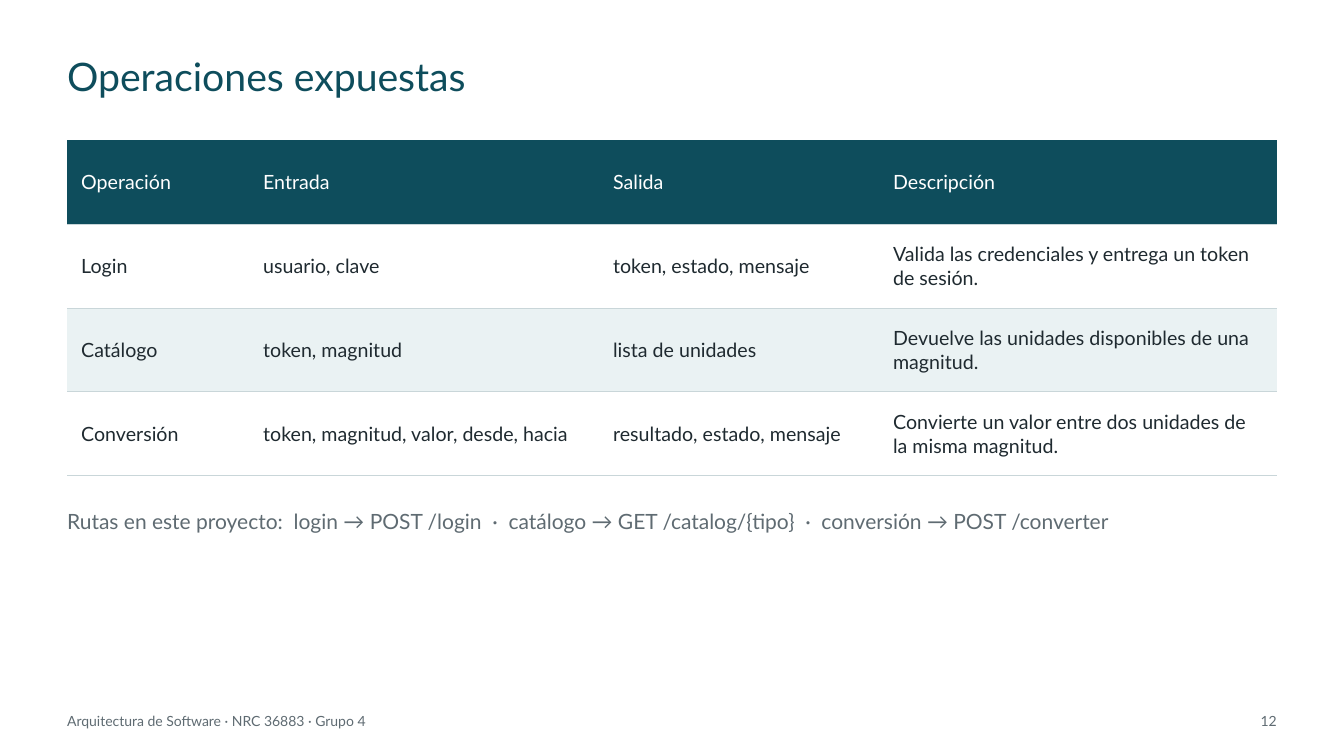
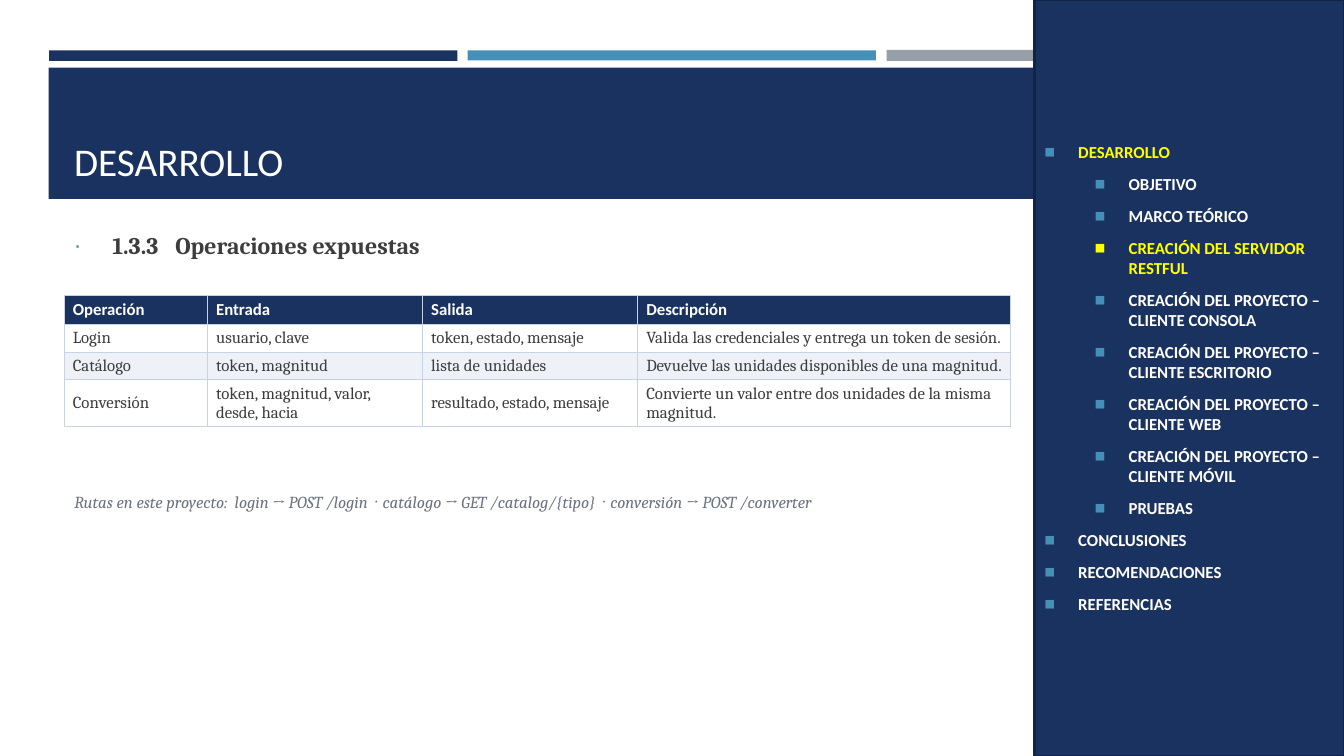
Before and after one commit to IMarcusDev/TI.1.4.-PAO202651_RESTFUL_DOTNET_SINBDD_NRC_36883_GR04, a slide deck: slide 10 of 05. DOCUMENTACION/PRESENTACION TI.1.4. RESTFUL sin BDD en DOTNET GR4.pptx (slide 12 before the commit). Drawn at 1344x756 pixels with LibreOffice and Linux fonts; fonts in the diff are those of the drawing. Boxes give left, top, right and bottom in pixels: in the first picture for what was removed or moved away, otherwise in the second. Text is boxed around its words. In the diff, an @@ line names an element or a change of style, - is before the commit and + after.

```diff
--- a/05. DOCUMENTACION/PRESENTACION TI.1.4. RESTFUL sin BDD en DOTNET GR4.pptx
+++ b/05. DOCUMENTACION/PRESENTACION TI.1.4. RESTFUL sin BDD en DOTNET GR4.pptx
@@ rectangle added at <box>1034,0,1344,756</box>, fill #1A3260, outline #122446 1.75 pt, 12 pt, text #FFFFFF, bold @@
+◼ DESARROLLO
+  ◼ OBJETIVO
+  ◼ MARCO TEÓRICO
+  ◼ CREACIÓN DEL SERVIDOR RESTFUL
+  ◼ CREACIÓN DEL PROYECTO – CLIENTE CONSOLA
+  ◼ CREACIÓN DEL PROYECTO – CLIENTE ESCRITORIO
+  ◼ CREACIÓN DEL PROYECTO – CLIENTE WEB
+  ◼ CREACIÓN DEL PROYECTO – CLIENTE MÓVIL
+  ◼ PRUEBAS
+◼ CONCLUSIONES
+◼ RECOMENDACIONES
+◼ REFERENCIAS
@@ rectangle added at <box>49,50,458,60</box>, fill #1A3260 @@
@@ rectangle added at <box>468,50,876,60</box>, fill #4590B8 @@
@@ rectangle added at <box>886,50,1295,62</box>, fill #969FA7 @@
@@ rectangle added at <box>48,68,1296,199</box>, fill #1A3260 @@
@@ title removed at <box>67,62,466,98</box> @@
-Operaciones expuestas
@@ title added at <box>74,150,283,177</box>, 28 pt, text #FFFFFF @@
+DESARROLLO
@@ text added at <box>112,237,420,259</box>, 17 pt, text #3D3D3D, bold @@
+∙ 1.3.3 Operaciones expuestas
@@ table at <box>65,295,1010,426</box> @@
@@ fill #0E4D5C to #1A3260 in row 1 @@
@@ fill #EAF2F3 to #EEF2F8 in row 3 @@
@@ size 14 to 12 pt @@
@@ font Lato to Calibri, bold on in "Operación", "Entrada", "Salida", "Descripción" @@
@@ font Lato to Cambria, text colour #1F2A30 to #3D3D3D in "Login", "usuario, clave", "token, estado, mensaje", "Valida las credenciales y entrega un token ..." and 8 more places @@
@@ borders changed @@
@@ table: place and size @@
-table at <box>68,140,1277,476</box>
+table at <box>65,295,1010,426</box>
@@ text "Rutas en este proyecto: login ...": place and size @@
-text "Rutas en este proyecto: login ..." at <box>67,513,1108,533</box>
+text "Rutas en este proyecto: login ..." at <box>74,496,812,512</box>
@@ text "Rutas en este proyecto: login ..." at <box>74,496,812,512</box>: size 15 to 12 pt, font Lato to Cambria, text colour #5F6B72 to #6B7280, italic on @@
@@ text removed at <box>67,715,366,729</box> @@
-Arquitectura de Software · NRC 36883 · Grupo 4
@@ page number removed at <box>1261,716,1277,726</box> @@
-12
```
Also in this commit, not shown: 23 other slides changed, 6 slides added, 14 slides removed.
